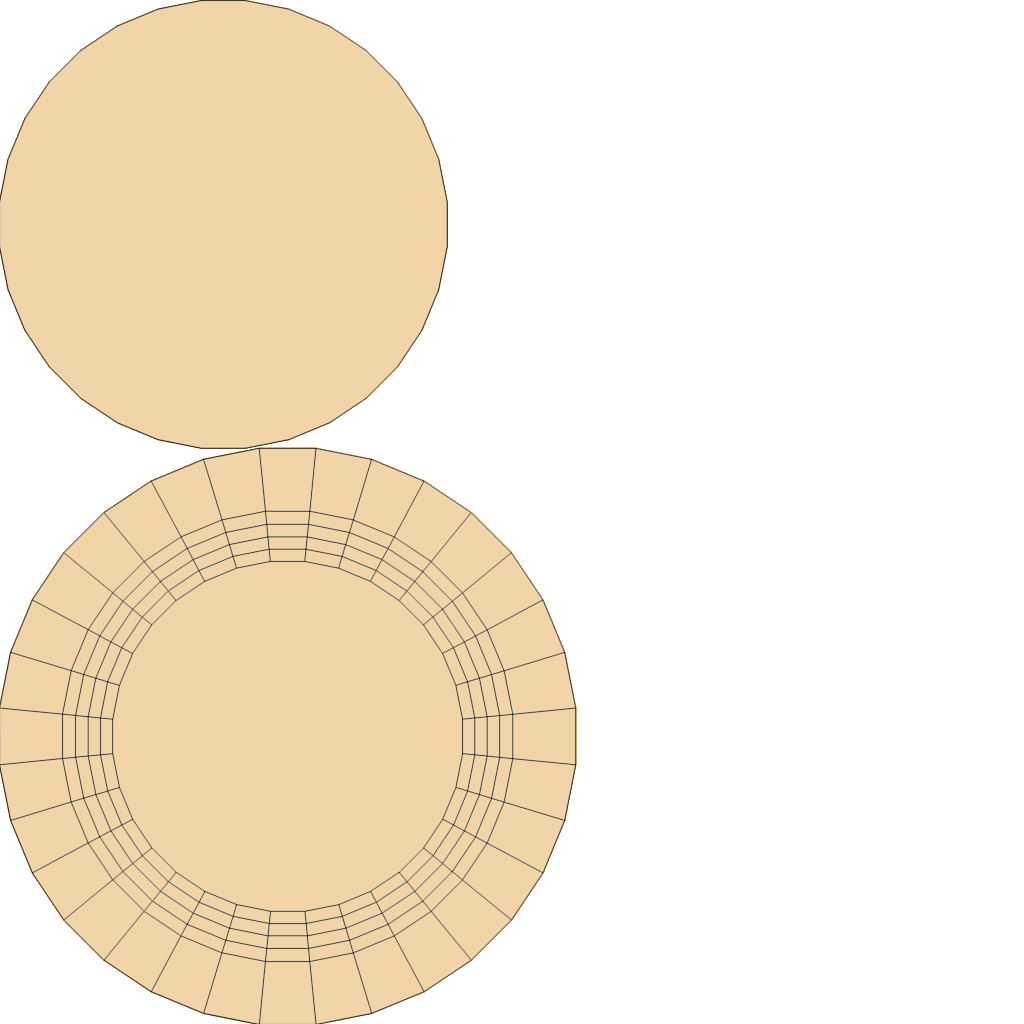
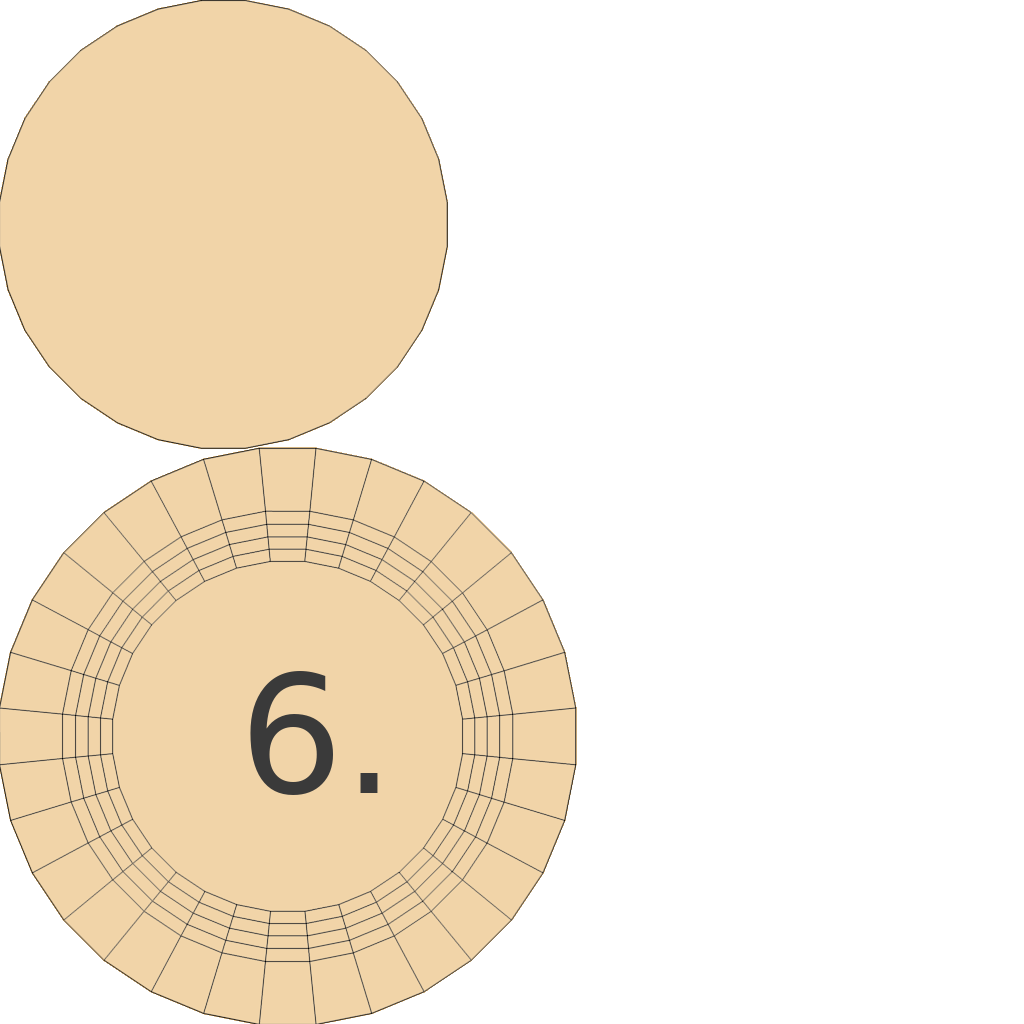
Layers edited between the first and the second (1024, 1024) image:
renamed "6" to "6.", showed it, painted on it over [left=250, top=671, right=378, bottom=795]
